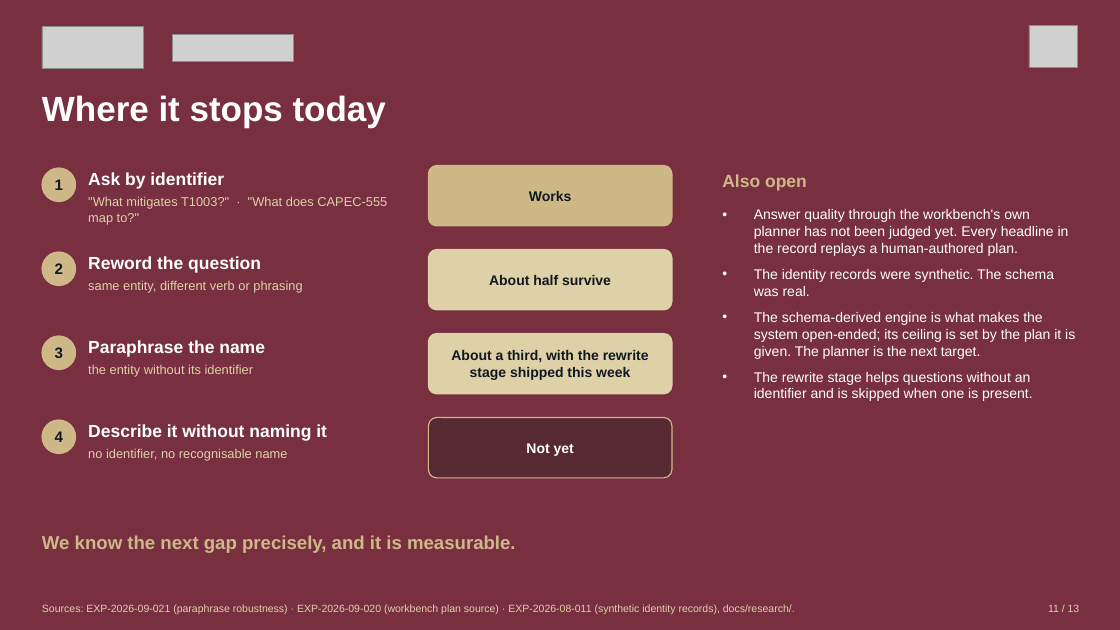
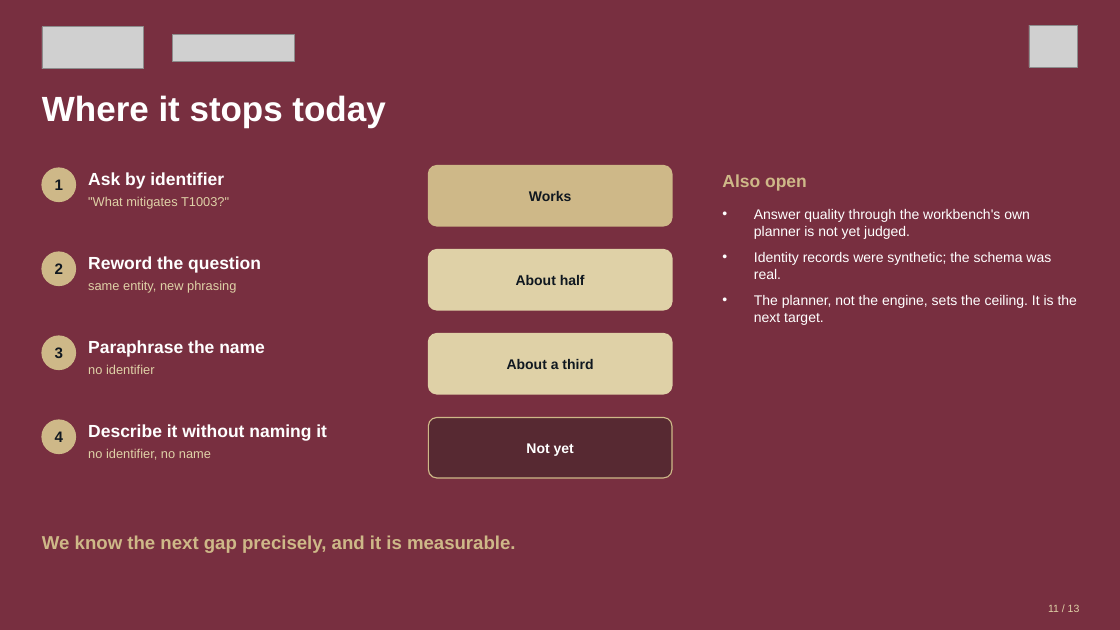
Before and after one commit to brendondgr/Ariadne, a slide deck: slide 11 of docs/showcase/Ariadne_Showcase.pptx. Drawn at 1120x630 pixels with LibreOffice and Linux fonts; fonts in the diff are those of the drawing; grey boxes stand for pictures. Boxes give left, top, right and bottom in pixels: in the first picture for what was removed or moved away, otherwise in the second. Text is boxed around its words. In the diff, an @@ line names an element or a change of style, - is before the commit and + after.

```diff
--- a/docs/showcase/Ariadne_Showcase.pptx
+++ b/docs/showcase/Ariadne_Showcase.pptx
@@ text at (x1=88, y1=196, x2=229, y2=209): text changed @@
-"What mitigates T1003?" · "What does CAPEC-555 map to?"
+"What mitigates T1003?"
@@ text at (x1=754, y1=209, x2=1077, y2=325): text changed @@
-• Answer quality through the workbench's own planner has not been judged yet. Every headline in the record replays a human-authored plan.
-• The identity records were synthetic. The schema was real.
-• The schema-derived engine is what makes the system open-ended; its ceiling is set by the plan it is given. The planner is the next target.
-• The rewrite stage helps questions without an identifier and is skipped when one is present.
+• Answer quality through the workbench's own planner is not yet judged.
+• Identity records were synthetic; the schema was real.
+• The planner, not the engine, sets the ceiling. It is the next target.
@@ text at (x1=88, y1=280, x2=236, y2=293): text changed @@
-same entity, different verb or phrasing
+same entity, new phrasing
@@ text at (x1=516, y1=275, x2=585, y2=285): text changed @@
-About half survive
+About half
@@ text at (x1=507, y1=359, x2=593, y2=369): text changed @@
-About a third, with the rewrite stage shipped this week
+About a third
@@ text at (x1=88, y1=364, x2=155, y2=374): text changed @@
-the entity without its identifier
+no identifier
@@ text at (x1=88, y1=448, x2=211, y2=460): text changed @@
-no identifier, no recognisable name
+no identifier, no name
@@ text removed at (x1=42, y1=604, x2=795, y2=614) @@
-Sources: EXP-2026-09-021 (paraphrase robustness) · EXP-2026-09-020 (workbench plan source) · EXP-2026-08-011 (synthetic identity records), docs/research/.
```
Also in this commit, not shown: 10 other slides changed, 7 other files.
